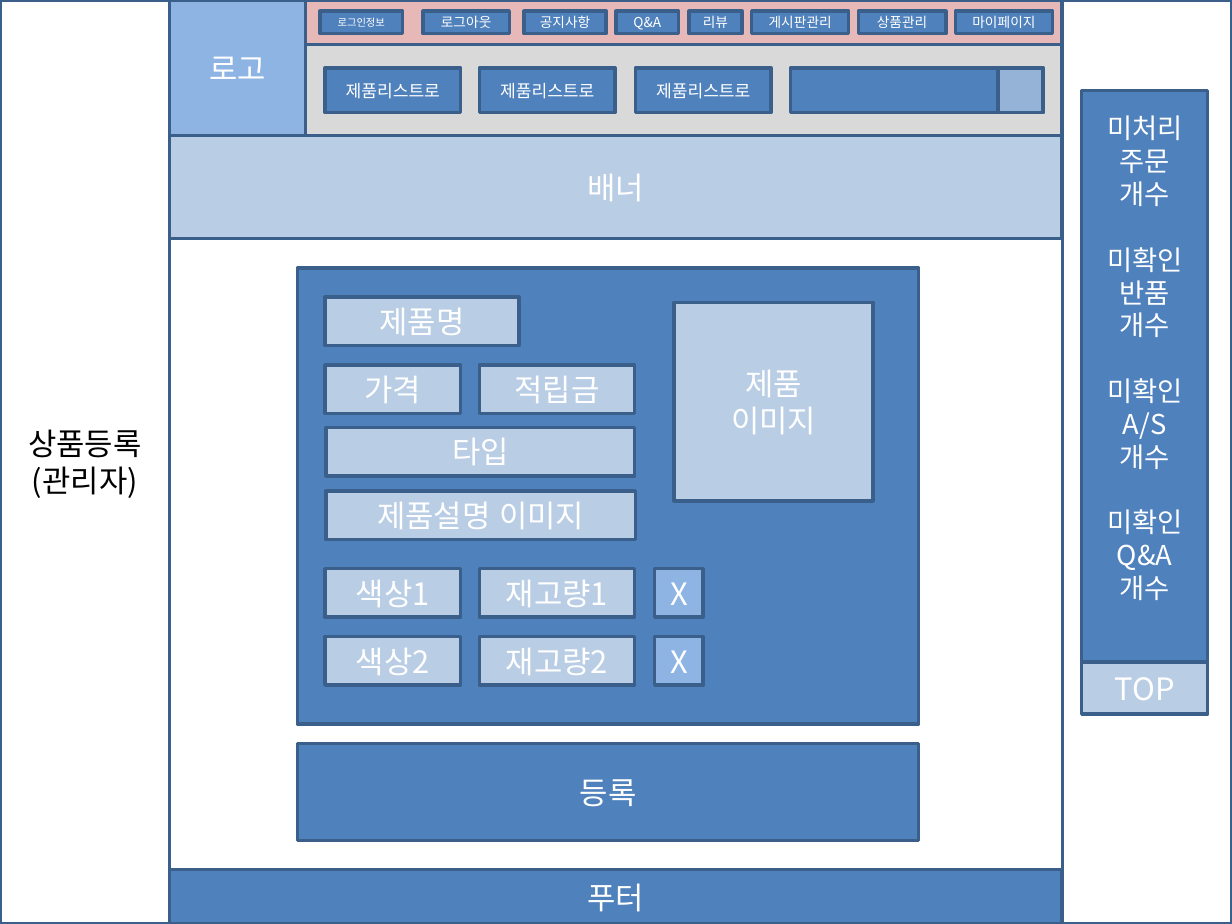
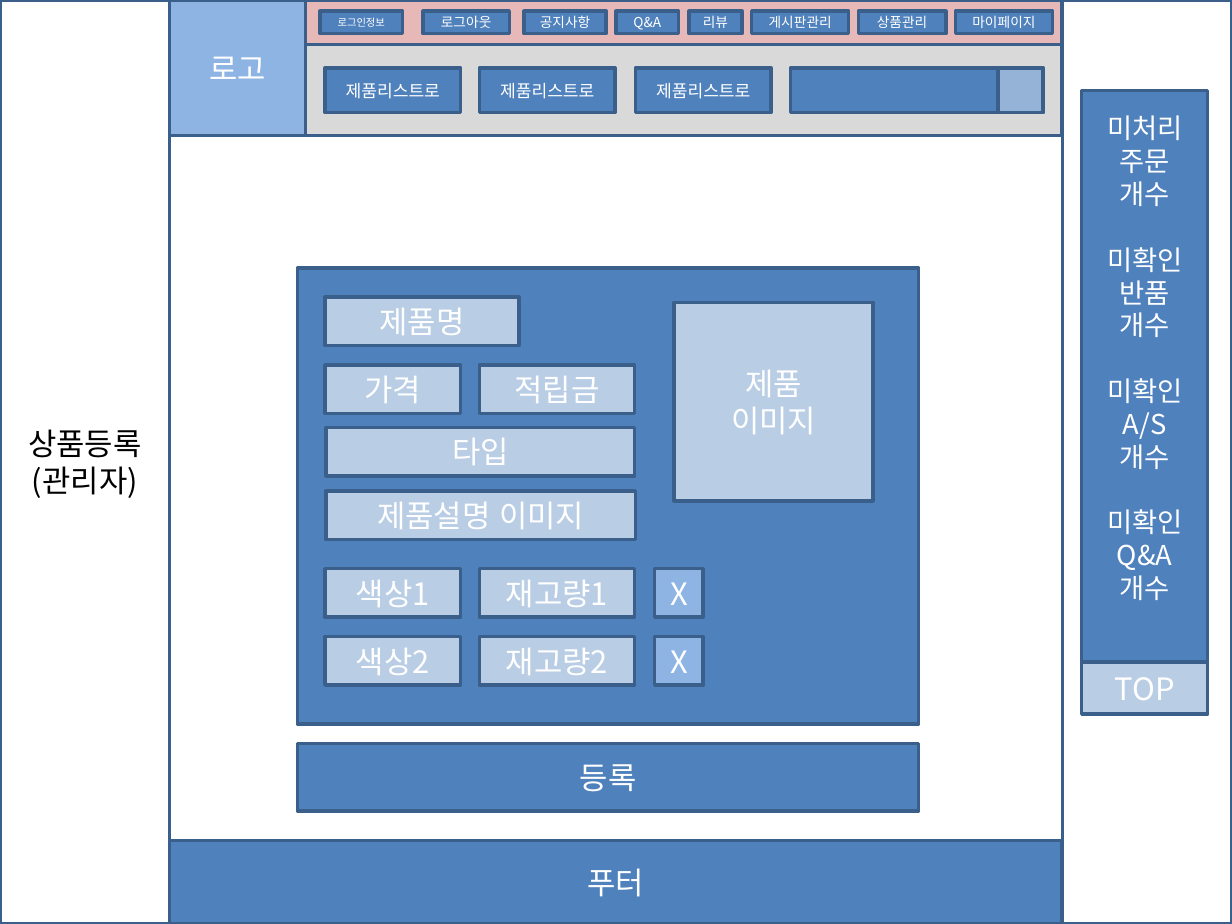
Before and after one commit to dksdlcks12/Portfolio, a slide deck: slide 27 of 스토리보드(구현 및 필요하면 추가).pptx. Drawn at 1232x924 pixels with LibreOffice and Linux fonts; fonts in the diff are those of the drawing. Boxes give left, top, right and bottom in pixels: in the first picture for what was removed or moved away, otherwise in the second. Text is boxed around its words. In the diff, an @@ line names an element or a change of style, - is before the commit and + after.

```diff
--- a/스토리보드(구현 및 필요하면 추가).pptx
+++ b/스토리보드(구현 및 필요하면 추가).pptx
@@ rectangle removed at [170,136,1062,239] @@
-배너
@@ rectangle "등록": place and size @@
-rectangle "등록" at [298,743,919,840]
+rectangle "등록" at [298,743,919,811]
@@ rectangle "푸터": place and size @@
-rectangle "푸터" at [170,870,1062,924]
+rectangle "푸터" at [170,840,1062,924]
```
Also in this commit, not shown: 14 other slides changed, 1 slide added, 1 other file.
